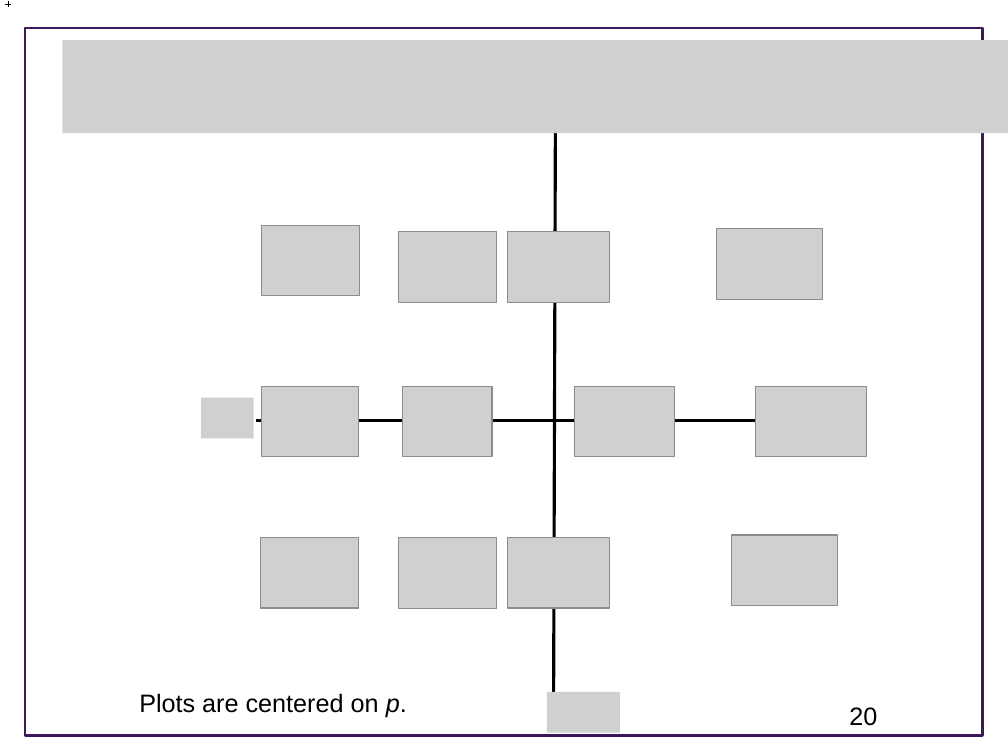
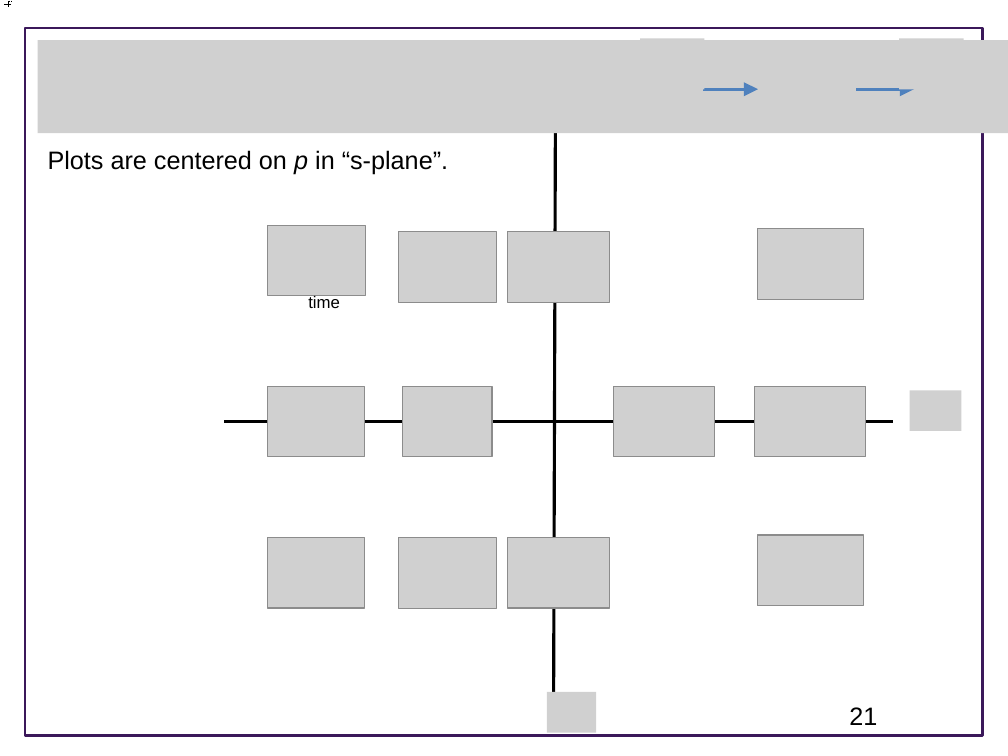
Before and after one commit to joseph-hellerstein/advanced-controls-lectures, a slide deck: slide 21 of lectures/lecture_09-linear_time_invariant_systems/linear_time_invariant_systems.pptx (slide 20 before the commit). Drawn at 1008x756 pixels with LibreOffice and Linux fonts; fonts in the diff are those of the drawing; grey boxes stand for pictures; background and template pictures are left out. Boxes give left, top, right and bottom in pixels: in the first picture for what was removed or moved away, otherwise in the second. Text is boxed around its words. In the diff, an @@ line names an element or a change of style, - is before the commit and + after.

```diff
--- a/lectures/lecture_09-linear_time_invariant_systems/linear_time_invariant_systems.pptx
+++ b/lectures/lecture_09-linear_time_invariant_systems/linear_time_invariant_systems.pptx
@@ picture: place and size @@
-picture at (62, 40, 1008, 133)
+picture at (37, 40, 1008, 133)
@@ group added at (640, 38, 964, 118): 3 pictures, 2 arrows @@
@@ text at (48, 150, 448, 175): text changed @@
-Plots are centered on p.
+Plots are centered on p in “s-plane”.
@@ 3 pictures: place and size @@
-3 pictures at (261, 226, 359, 608)
+3 pictures at (267, 226, 366, 608)
@@ picture: place and size @@
-picture at (717, 229, 823, 299)
+picture at (757, 229, 863, 299)
@@ text added at (308, 294, 340, 308), 12 pt, text #000000 @@
+time
@@ picture: place and size @@
-picture at (575, 386, 675, 457)
+picture at (614, 386, 715, 457)
@@ picture removed at (201, 398, 253, 438) @@
@@ ellipse removed at (600, 411, 620, 431) @@
@@ picture added at (909, 390, 961, 430) @@
@@ line moved from (860, 420) - (256, 420) to (893, 421) - (224, 421) @@
@@ picture: place and size @@
-picture at (731, 535, 837, 606)
+picture at (757, 535, 863, 606)
@@ picture: place and size @@
-picture at (547, 691, 620, 732)
+picture at (547, 691, 597, 732)
@@ page number at (849, 707, 877, 725): text changed @@
-20
+21
```
Also in this commit, not shown: 9 other slides changed, 2 slides added, 1 other file.
